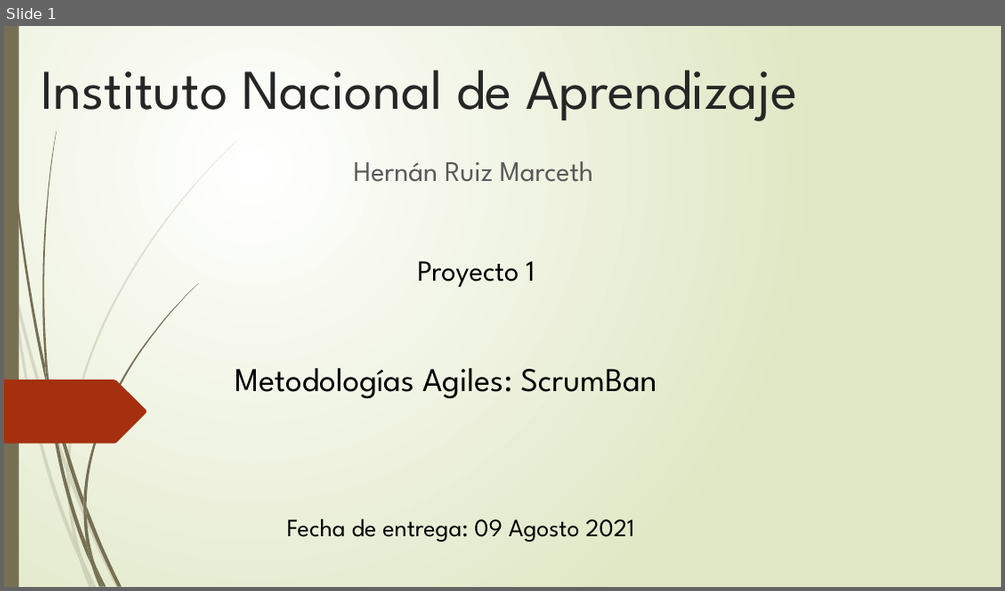
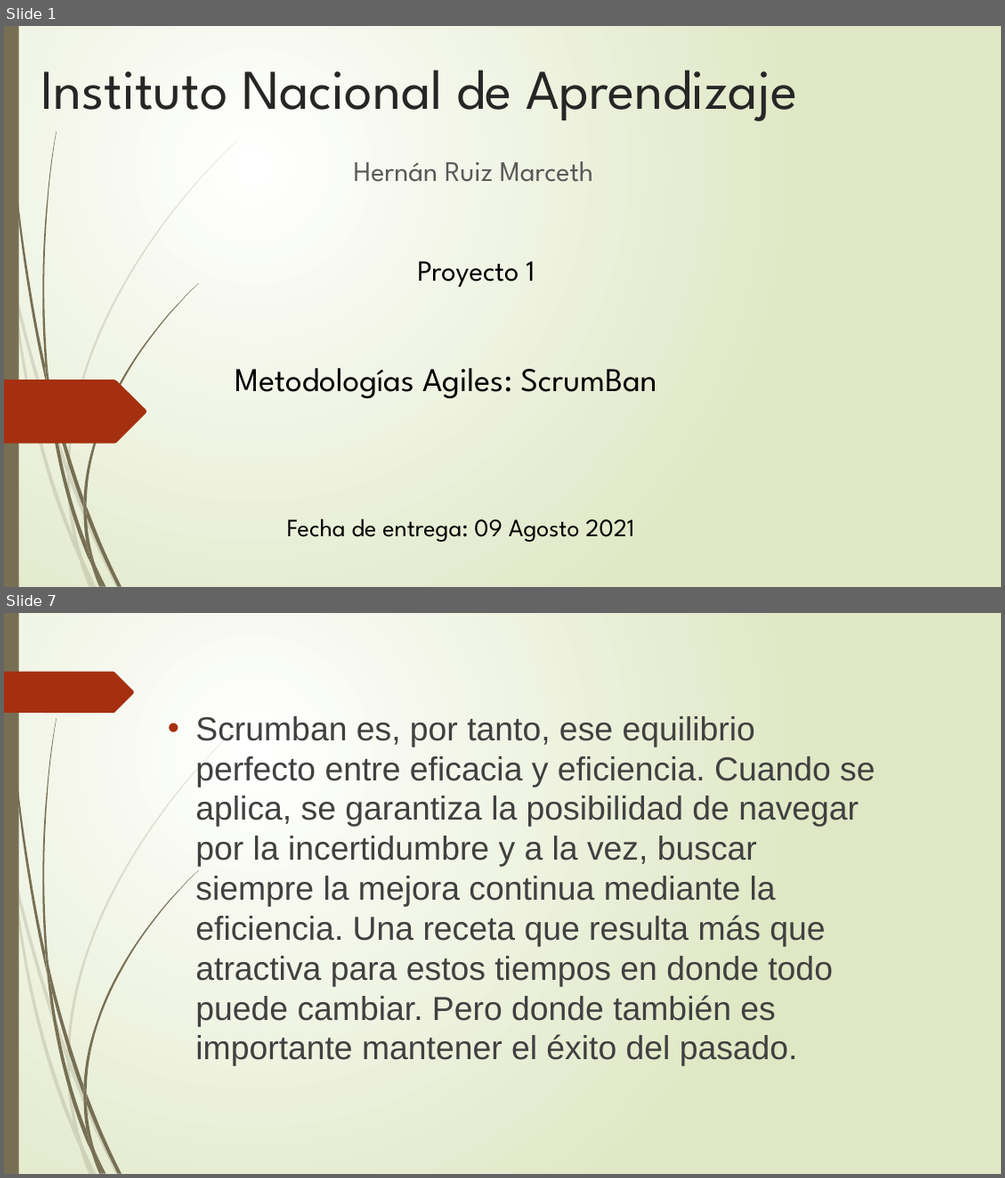
Before and after one commit to HernanAlonso90/Proyecto1, a slide deck: Proyecto 1- Hernan Ruiz M.pptx. Shown one above the other, each under a label of ours: slide 1 before the commit, slides 1 and 7 after it; the slides between them are not shown. The pictures are 1005x591 and 1005x1178 pixels, drawn with LibreOffice and Linux fonts; fonts in the diff are those of the drawing. Boxes give left, top, right and bottom in pixels: in the first picture for what was removed or moved away, otherwise in the second. Text is boxed around its words. In the diff, an @@ line names an element or a change of style, - is before the commit and + after.

```diff
--- a/Proyecto 1- Hernan Ruiz M.pptx
+++ b/Proyecto 1- Hernan Ruiz M.pptx
@@ slide 7 added at [4, 613, 1001, 1174], background gradient #FFFFFF to #DFE8C4; not listed: 23 template elements that a slide beside it also shows @@
@@ freeform shape added at [4, 672, 134, 713], fill #A53010 @@
@@ text added at [195, 716, 874, 1026], 32 pt, text #404040 @@
+• Scrumban es, por tanto, ese equilibrio perfecto entre eficacia y eficiencia. Cuando se aplica, se garantiza la posibilidad de navegar por la incertidumbre y a la vez, buscar siempre la mejora continua mediante la eficiencia. Una receta que resulta más que atractiva para estos tiempos en donde todo puede cambiar. Pero donde también es importante mantener el éxito del pasado.
```
Also in this commit, not shown: 9 other slides added.
